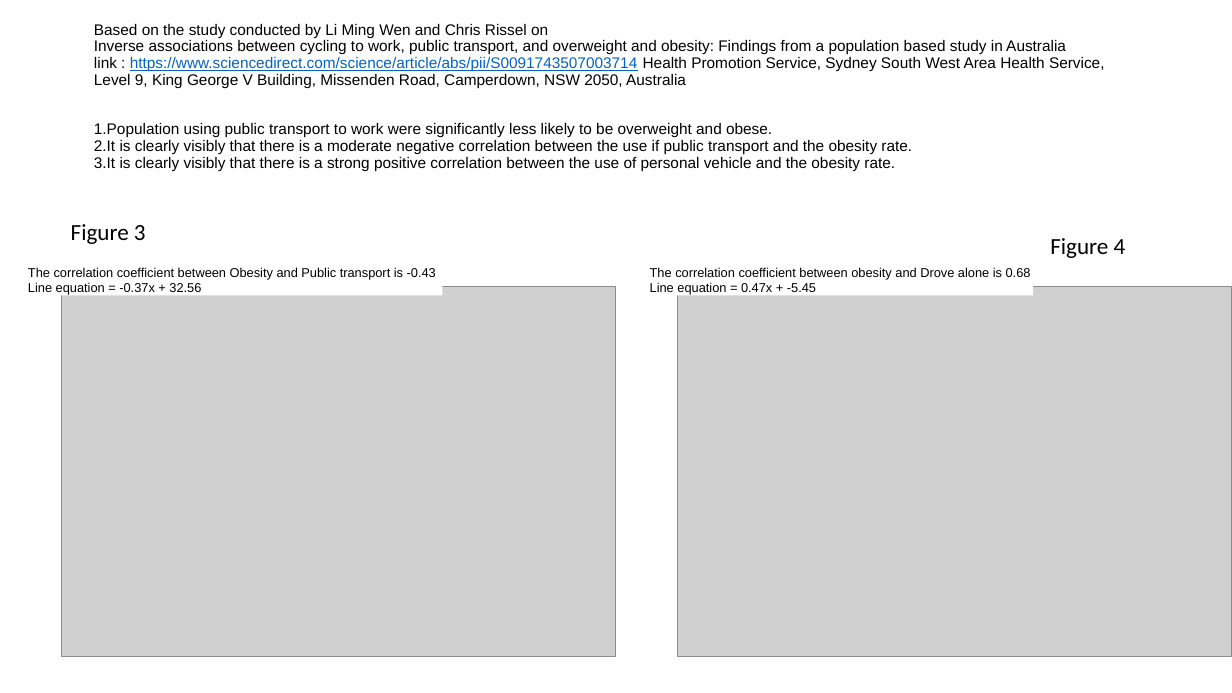
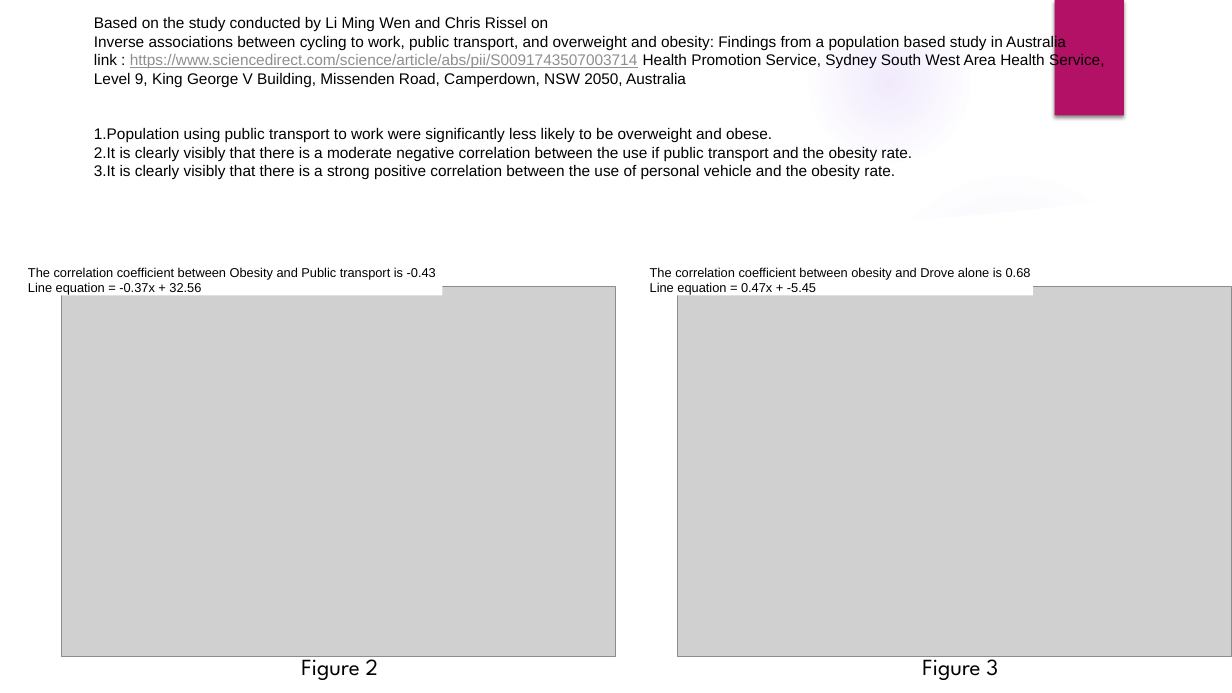
Before and after one commit to rajeshnair1984/Project_Obesity, a slide deck: slide 8 of O3_presentation.pptx (slide 10 before the commit). Drawn at 1232x693 pixels with LibreOffice and Linux fonts; fonts in the diff are those of the drawing; grey boxes stand for pictures; background and template pictures are left out. Boxes give left, top, right and bottom in pixels: in the first picture for what was removed or moved away, otherwise in the second. Text is boxed around its words. In the diff, an @@ line names an element or a change of style, - is before the commit and + after.

```diff
--- a/O3_presentation.pptx
+++ b/O3_presentation.pptx
@@ group added at bbox=[0, 0, 1232, 693]: 4 ellipses, 3 freeform shapes @@
@@ title "Based on the study conducted ..." at bbox=[94, 17, 1105, 180]: text colour #0563C1 to #8F8F8F in "https://www.sciencedirect.com/science/article/abs/pii/S00917 ..."; line spacing 0.9 to 1 @@
@@ rectangle added at bbox=[1055, 0, 1124, 116], fill #B31166 @@
@@ text at bbox=[301, 652, 378, 680]: text changed; font Calibri to League Spartan @@
-Figure 3
+Figure 2
@@ text at bbox=[922, 652, 998, 680]: text changed; font Calibri to League Spartan @@
-Figure 4
+Figure 3
```
Also in this commit, not shown: 10 other slides changed, 1 slide added, 1 slide removed, 1 other file.
